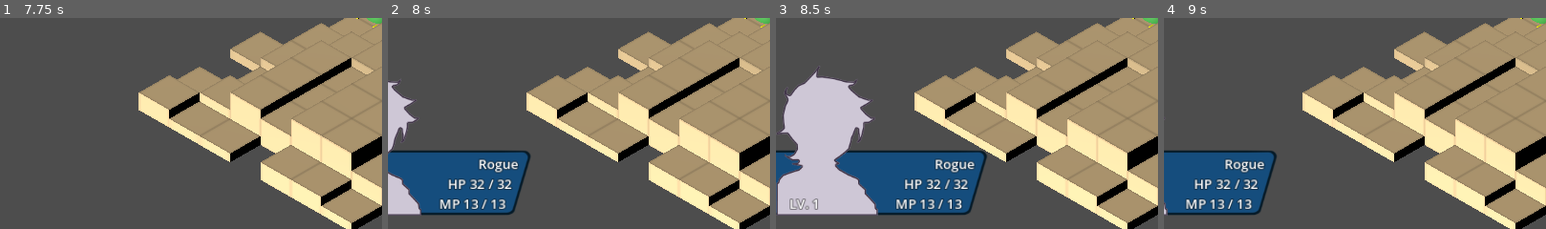
Above: before the commit, frames 1-4 (left to right).
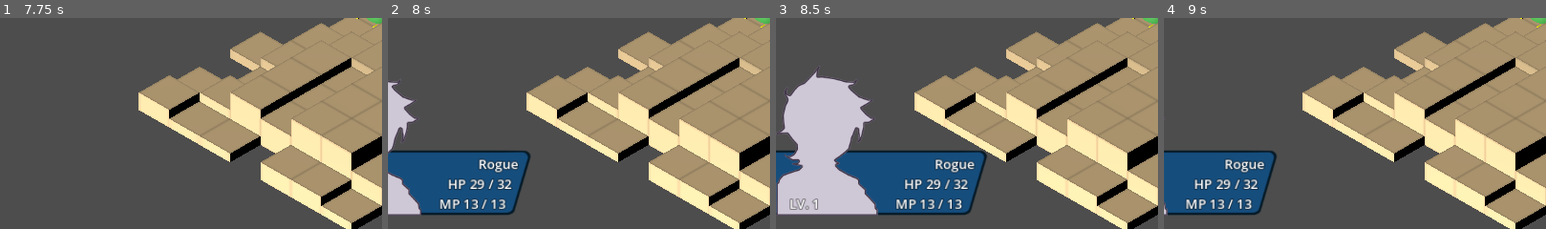
Above: after the commit, the same moments.

Repository: WeatheredSouls/GodotTactics
Game: Godot game, scene res://Scenes/Battle.tscn
Two runs of this game, one before a commit and one after it. Both use one fixed random seed, a clock stepped at 60 frames per second and the inputs below.
Inputs (mouse positions are % of the whole screen's width and height, from its top left):
- Up to frame 1 (7.75 s): tap Enter (fire_1) at 0.5, 1.35, 5.1, 7.25 s; move the mouse to (72, 44) at 0.52 s; hold D (move_right) 0.53-1.28 s; hold Right mouse button (camera_activate) 0.53-1.28 s; move the mouse to (30, 54) at 1.27 s; hold S (move_down) 1.28-2.03 s; move the mouse to (60, 27) at 2.02 s; hold D (move_right) 2.03-2.78 s; tap Shift (fire_2) at 2.1, 5.85 s; move the mouse to (45, 69) at 2.77 s; hold W (move_up) 2.78-3.53 s; tap Mouse wheel down (zoom_down) at 2.85, 6.6 s; move the mouse to (80, 64) at 3.52 s; hold A (move_left) 3.53-5.03 s; tap Mouse wheel up (zoom_up) at 3.6, 7.35 s; move the mouse to (20, 34) at 4.27 s; right-click (20, 34) at 4.35 s; move the mouse to (55, 49) at 5.02 s; hold S (move_down) 5.03-5.78 s; tap Space at 5.75 s; move the mouse to (35, 24) at 5.77 s; hold D (move_right) 5.78-6.53 s; move the mouse to (72, 44) at 6.52 s; hold W (move_up) 6.53-7.28 s; move the mouse to (30, 54) at 7.27 s; hold D (move_right) from 7.28 s (still down)
- Up to frame 2 (8 s): keep holding D (move_right)
- Up to frame 3 (8.5 s): move the mouse to (60, 27) at 8.02 s; release D (move_right) at 8.03 s; hold S (move_down) from 8.03 s (still down); hold Right mouse button (camera_activate) from 8.03 s (still down)
- Up to frame 4 (9 s): move the mouse to (45, 69) at 8.77 s; release S (move_down) at 8.78 s; release Right mouse button (camera_activate) at 8.78 s; hold A (move_left) from 8.78 s (still down); tap Enter (fire_1) at 8.85 s
The pictures show only the part of the screen within x 0-50%, y 50-100%; the shares and areas given below are measured in that part.

Frame 1 is identical in both runs. In frame 2, less than 0.1% of the frame differs, in the area x 21-26%, y 77-82%; in frame 3, less than 0.1%; in frame 4, less than 0.1%.

Commit message:
Part 16 - Status Effects

Diff:
--- a/Prefabs/Hero.tscn
+++ b/Prefabs/Hero.tscn
@@ -6,6 +6,8 @@
 [ext_resource type="Script" path="res://Scripts/View Model Component/Ability/Range/ConeAbilityRange.gd" id="4_gbemv"]
 [ext_resource type="Script" path="res://Scripts/View Model Component/Ability/Area of Effect/FullAbilityArea.gd" id="5_rf8pb"]
 [ext_resource type="Script" path="res://Scripts/View Model Component/Ability/Effect Target/DefaultAbilityEffectTarget.gd" id="6_meuw2"]
+[ext_resource type="Script" path="res://Scripts/View Model Component/Actor/Equipment.gd" id="7_atnug"]
+[ext_resource type="Script" path="res://Scripts/View Model Component/Status/Status.gd" id="7_w0yuf"]
 
 [sub_resource type="SphereMesh" id="SphereMesh_v77ue"]
 
@@ -47,3 +49,9 @@
 
 [node name="Ability Effect Target" type="Node" parent="Abilities/Attack"]
 script = ExtResource("6_meuw2")
+
+[node name="Equipment" type="Node" parent="."]
+script = ExtResource("7_atnug")
+
+[node name="Status" type="Node" parent="."]
+script = ExtResource("7_w0yuf")
--- a/Scenes/Battle.tscn
+++ b/Scenes/Battle.tscn
@@ -34,6 +34,7 @@
 [ext_resource type="Script" path="res://Scripts/View Model Component/StatPanel.gd" id="27_e2b2e"]
 [ext_resource type="Texture2D" uid="uid://devbmisnl337" path="res://Textures/UI/RedAttackPanel.png" id="29_rgavg"]
 [ext_resource type="Script" path="res://Scripts/Controller/TurnOrderController.gd" id="34_opnmc"]
+[ext_resource type="Script" path="res://Scripts/Test/StatusEffectDemo.gd" id="35_hq8fa"]
 
 [sub_resource type="StyleBoxEmpty" id="StyleBoxEmpty_fvobm"]
 
@@ -831,3 +832,4 @@
 script = ExtResource("34_opnmc")
 
 [node name="Test" type="Node" parent="."]
+script = ExtResource("35_hq8fa")
--- a/Scripts/Controller/TurnOrderController.gd
+++ b/Scripts/Controller/TurnOrderController.gd
@@ -7,10 +7,11 @@
 const actionCost:int = 200
 
 signal roundBeganNotification()
-signal turnCheckNotification(exc:BaseException)
+signal turnCheckNotification(sender:Unit, exc:BaseException)
 signal turnCompletedNotification(unit:Unit)
 signal roundEndedNotification()
 signal roundResume()
+var _turnBeganNotification = {}
 
 func _ready():
 	Round()
@@ -31,6 +32,7 @@
 		for unit in units:
 			if(CanTakeTurn(unit)):
 				bc.turn.Change(unit)
+				TurnBeganNotification(unit).emit()
 				await roundResume
 				var cost:int = turnCost
 				if(bc.turn.hasUnitMoved):
@@ -45,9 +47,18 @@
 
 func CanTakeTurn(target:Unit):
 	var exc:BaseException = BaseException.new( GetCounter(target) >= turnActivation)
-	turnCheckNotification.emit(exc)
+	turnCheckNotification.emit(target, exc)
 	return exc.toggle
 
 func GetCounter(target:Unit):
 	var s:Stats = target.get_node("Stats")
 	return s.GetStat(StatTypes.Stat.CTR)
+
+func TurnBeganNotification(unit:Unit):
+	var unitName = unit.name
+
+	if(!_turnBeganNotification.has(unitName)):
+		self.add_user_signal(unitName+"_turnBegan")
+		_turnBeganNotification[unitName] = Signal(self, unitName+"_turnBegan")
+
+	return _turnBeganNotification[unitName]
--- /dev/null
+++ b/Scripts/Test/StatusEffectDemo.gd
@@ -0,0 +1,62 @@
+extends Node
+
+var step:int = 0
+var cursedUnit:Unit
+var cursedItem:Equippable
+
+func _ready():
+	var turnController = get_node("/root/Battle/Battle Controller/Turn Order Controller")
+	turnController.turnCheckNotification.connect(OnTurnCheck)
+
+func OnTurnCheck(target:Unit, exc:BaseException):
+	if not exc.toggle:
+		return
+
+	match step:
+		0:
+			EquipCursedItem(target)
+		1:
+			Add(target, "Slow", SlowStatusEffect, 15 )
+		2:
+			Add(target, "Stop", StopStatusEffect, 15 )
+		3:
+			Add(target, "Haste", HasteStatusEffect, 15 )
+		_:
+			UnEquipCursedItem(target)
+
+	step += 1
+
+func Add(target:Unit, effect_name:String, effect:GDScript, duration:int):
+	var status:Status = target.get_node("Status")
+	var condition:DurationStatusCondition
+	condition = status.Add(effect , DurationStatusCondition, effect_name, "Duration Condition")
+	condition.duration = 15
+
+func EquipCursedItem(target:Unit):
+	cursedUnit = target
+
+	var obj = Node.new()
+	obj.name = "Cursed Sword"
+
+	var poisonFeature = AddPoisonStatusFeature.new()
+	poisonFeature.name = "Poison Feature"
+	obj.add_child(poisonFeature)
+
+	cursedItem = Equippable.new()
+	cursedItem.name = "Equippable"
+	obj.add_child(cursedItem)
+
+	var equipment:Equipment = target.get_node("Equipment")
+	equipment.Equip(cursedItem, EquipSlots.Slot.PRIMARY )
+
+
+func UnEquipCursedItem(target:Unit):
+	if target != cursedUnit || step < 10:
+		return
+
+	var equipment:Equipment = target.get_node("Equipment")
+	equipment.UnEquipItem(cursedItem)
+	cursedItem.queue_free()
+
+	#Once cursed item is removed, we don't need this script anymore
+	self.queue_free()
--- /dev/null
+++ b/Scripts/View Model Component/Features/AddPoisonStatusFeature.gd
@@ -0,0 +1,7 @@
+extends AddStatusFeature
+class_name AddPoisonStatusFeature
+
+func _ready():
+	statusEffect = PoisonStatusEffect
+	statusString = "Poison"
+	conditionString = "Status Condition"
--- /dev/null
+++ b/Scripts/View Model Component/Features/AddStatusFeature.gd
@@ -0,0 +1,15 @@
+extends Feature
+class_name AddStatusFeature
+
+var statusEffect:GDScript
+var statusString:String
+var conditionString:String
+var condition:StatusCondition #So we know what to delete later
+
+func OnApply():
+	var status:Status = self.get_parent().get_parent().get_parent().get_node("Status")
+	condition = status.Add(statusEffect, StatusCondition, statusString, conditionString)
+
+func OnRemove():
+	if condition:
+		condition.Remove()
--- /dev/null
+++ b/Scripts/View Model Component/Status/Conditions/DurationStatusCondition.gd
@@ -0,0 +1,17 @@
+extends StatusCondition
+class_name DurationStatusCondition
+
+var duration:int = 10
+var turnController
+
+func _ready():
+	turnController = get_node("/root/Battle/Battle Controller/Turn Order Controller")
+	turnController.roundBeganNotification.connect(OnNewTurn)
+
+func _exit_tree():
+	turnController.roundBeganNotification.disconnect(OnNewTurn)
+
+func OnNewTurn():
+	duration -= 1
+	if duration <= 0:
+		Remove()
--- /dev/null
+++ b/Scripts/View Model Component/Status/Conditions/StatusCondition.gd
@@ -0,0 +1,7 @@
+extends Node
+class_name StatusCondition
+
+func Remove():
+	var status:Status = self.get_parent().get_parent()
+	if status:
+		status.Remove(self)
--- /dev/null
+++ b/Scripts/View Model Component/Status/Effects/HasteStatusEffect.gd
@@ -0,0 +1,16 @@
+extends StatusEffect
+class_name HasteStatusEffect
+
+var myStats:Stats
+const speedModifier = 2
+
+func _enter_tree():
+	myStats = self.get_parent().get_parent().get_node("Stats")
+	if myStats:
+		myStats.WillChangeNotification(StatTypes.Stat.CTR).connect(OnCounterWillChange)
+
+func _exit_tree():
+	myStats.WillChangeNotification(StatTypes.Stat.CTR).disconnect(OnCounterWillChange)
+
+func OnCounterWillChange(sender:Stats, exc:ValueChangeException):
+	exc.AddModifier(MultDeltaModifier.new(0,speedModifier))
--- /dev/null
+++ b/Scripts/View Model Component/Status/Effects/PoisonStatusEffect.gd
@@ -0,0 +1,21 @@
+extends StatusEffect
+class_name PoisonStatusEffect
+
+var unit:Unit
+var turnController
+
+func _enter_tree():
+	turnController = get_node("/root/Battle/Battle Controller/Turn Order Controller")
+	unit = self.get_parent().get_parent()
+	if unit:
+		turnController.TurnBeganNotification(unit).connect(OnNewTurn)
+
+func _exit_tree():
+	turnController.TurnBeganNotification(unit).disconnect(OnNewTurn)
+
+func OnNewTurn():
+	var s:Stats = unit.get_node("Stats")
+	var currentHP:int = s.GetStat(StatTypes.Stat.HP)
+	var maxHP:int = s.GetStat(StatTypes.Stat.MHP)
+	var reduce:int = min(currentHP, floori(maxHP * 0.1))
+	s.SetStat(StatTypes.Stat.HP, (currentHP - reduce), false)
--- /dev/null
+++ b/Scripts/View Model Component/Status/Effects/SlowStatusEffect.gd
@@ -0,0 +1,16 @@
+extends StatusEffect
+class_name SlowStatusEffect
+
+var myStats:Stats
+const speedModifier = 0.5
+
+func _enter_tree():
+	myStats = self.get_parent().get_parent().get_node("Stats")
+	if myStats:
+		myStats.WillChangeNotification(StatTypes.Stat.CTR).connect(OnCounterWillChange)
+
+func _exit_tree():
+	myStats.WillChangeNotification(StatTypes.Stat.CTR).disconnect(OnCounterWillChange)
+
+func OnCounterWillChange(sender:Stats, exc:ValueChangeException):
+	exc.AddModifier(MultDeltaModifier.new(0,speedModifier))
--- /dev/null
+++ b/Scripts/View Model Component/Status/Effects/StatusEffect.gd
@@ -0,0 +1,2 @@
+extends Node
+class_name StatusEffect
--- /dev/null
+++ b/Scripts/View Model Component/Status/Effects/StopStatusEffect.gd
@@ -0,0 +1,15 @@
+extends StatusEffect
+class_name StopStatusEffect
+
+var myStats:Stats
+
+func _enter_tree():
+	myStats = self.get_parent().get_parent().get_node("Stats")
+	if myStats:
+		myStats.WillChangeNotification(StatTypes.Stat.CTR).connect(OnCounterWillChange)
+
+func _exit_tree():
+	myStats.WillChangeNotification(StatTypes.Stat.CTR).disconnect(OnCounterWillChange)
+
+func OnCounterWillChange(sender:Stats, exc:ValueChangeException):
+	exc.FlipToggle()
--- /dev/null
+++ b/Scripts/View Model Component/Status/Status.gd
@@ -0,0 +1,42 @@
+extends Node
+class_name Status
+
+signal AddedNotification(StatusEffect)
+signal RemovedNotificication(StatusEffect)
+
+func Add(status_effect:GDScript,status_condition:GDScript, effect_name:String = "Status Effect", condition_name:String = "Status Condition"):
+	var effect = status_effect.new()
+	if not effect is StatusEffect:
+		print("Not Status Effect")
+		return null
+
+	var condition = status_condition.new()
+	if not condition is StatusCondition:
+		print("Not Status Condition")
+		return null
+
+	var children:Array[Node] = self.get_children()
+	var filtered:Array[StatusEffect]
+	filtered.assign(children.filter(func(node): return is_instance_of(node, status_effect)))
+
+	if not filtered:
+		self.add_child(effect)
+		effect.name = effect_name
+		AddedNotification.emit(effect)
+	else:
+		effect = filtered[0]
+
+	effect.add_child(condition)
+	condition.name = condition_name
+	return condition
+
+func Remove(target:StatusCondition):
+	var effect:StatusEffect = target.get_parent()
+	target.queue_free()
+
+	var children:Array[Node] = effect.get_children()
+	var condition:Array[StatusCondition]
+	condition.assign(children.filter(func(node): return node is StatusCondition && !node.is_queued_for_deletion()))
+	if condition.is_empty():
+		RemovedNotificication.emit(effect)
+		effect.queue_free()
Not shown: 1 places in Prefabs/Hero.tscn that only renumber resources
Not shown: 1 places in Scenes/Battle.tscn that only renumber resources
